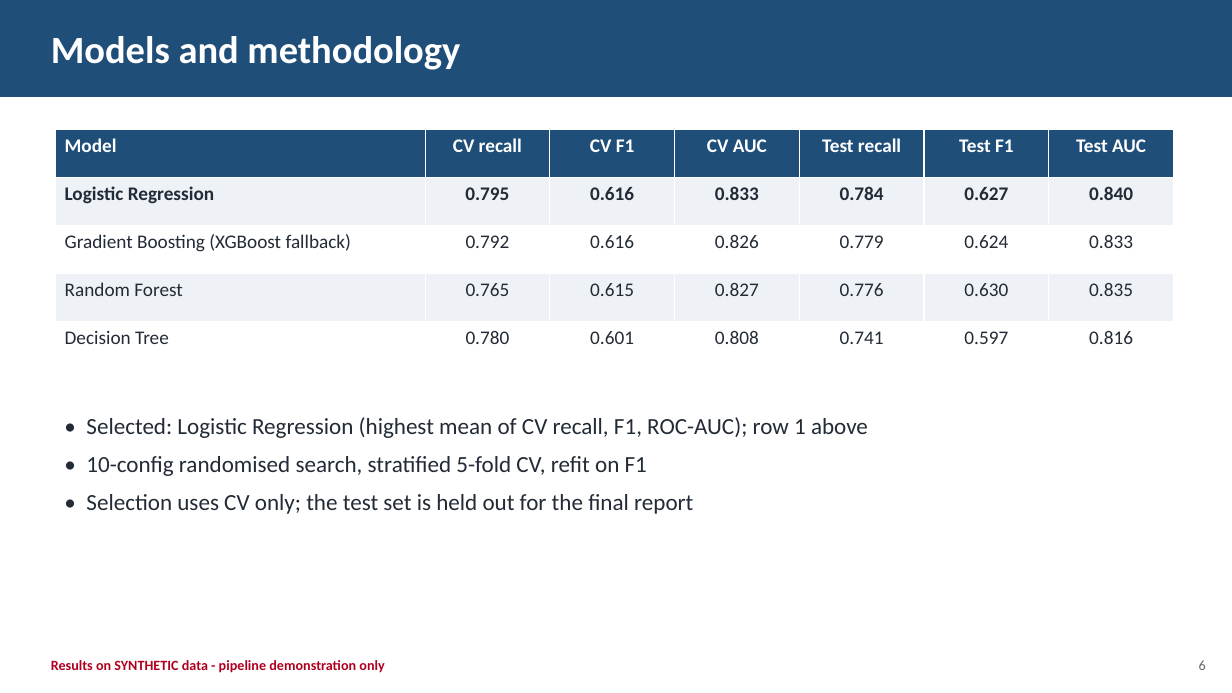
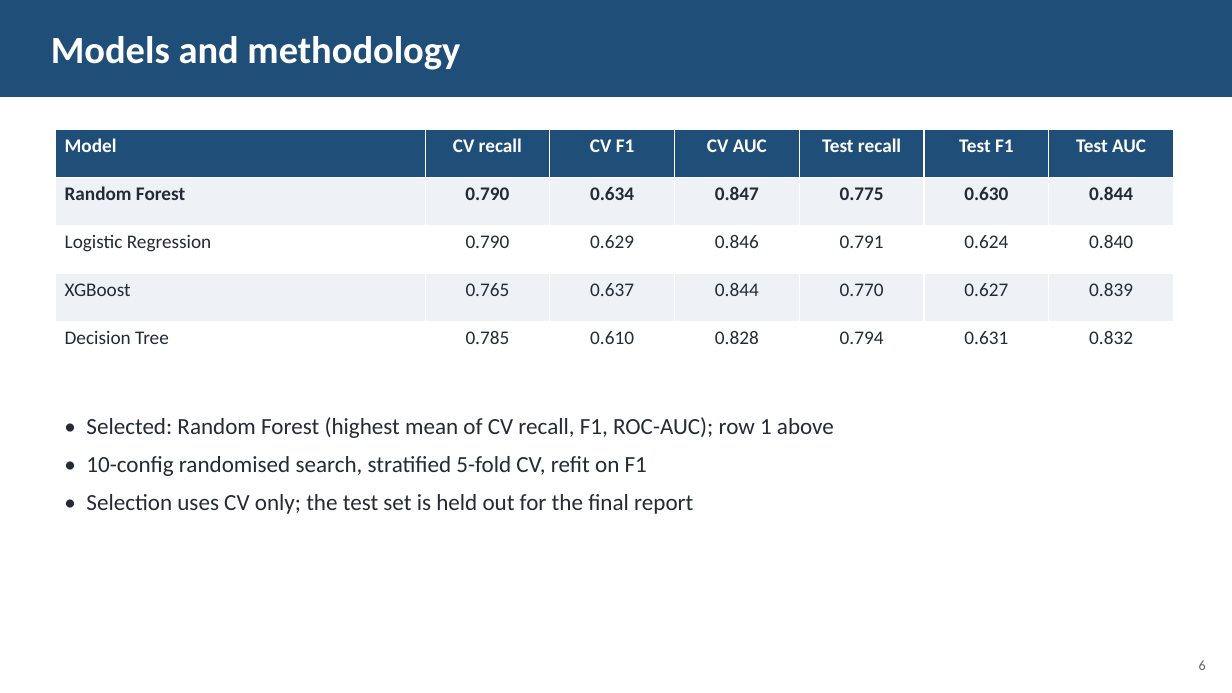
Before and after one commit to SubhankarMishra5/churn-guard-ai, a slide deck: slide 6 of reports/ChurnGuard_AI_Presentation.pptx. Drawn at 1232x693 pixels with LibreOffice and Linux fonts; fonts in the diff are those of the drawing. Boxes give left, top, right and bottom in pixels: in the first picture for what was removed or moved away, otherwise in the second. Text is boxed around its words. In the diff, an @@ line names an element or a change of style, - is before the commit and + after.

Commit message:
Results on real IBM Telco dataset

```diff
--- a/reports/ChurnGuard_AI_Presentation.pptx
+++ b/reports/ChurnGuard_AI_Presentation.pptx
@@ table at box(55, 129, 1174, 370) @@
-row 2: Logistic Regression | 0.795 | 0.616 | 0.833 | 0.784 | 0.627 | 0.840
+row 2: Random Forest | 0.790 | 0.634 | 0.847 | 0.775 | 0.630 | 0.844
-row 3: Gradient Boosting (XGBoost fallback) | 0.792 | 0.616 | 0.826 | 0.779 | 0.624 | 0.833
+row 3: Logistic Regression | 0.790 | 0.629 | 0.846 | 0.791 | 0.624 | 0.840
-row 4: Random Forest | 0.765 | 0.615 | 0.827 | 0.776 | 0.630 | 0.835
+row 4: XGBoost | 0.765 | 0.637 | 0.844 | 0.770 | 0.627 | 0.839
-row 5: Decision Tree | 0.780 | 0.601 | 0.808 | 0.741 | 0.597 | 0.816
+row 5: Decision Tree | 0.785 | 0.610 | 0.828 | 0.794 | 0.631 | 0.832
@@ text at box(86, 417, 834, 438): text changed @@
-• Selected: Logistic Regression (highest mean of CV recall, F1, ROC-AUC); row 1 above
+• Selected: Random Forest (highest mean of CV recall, F1, ROC-AUC); row 1 above
@@ text removed at box(51, 660, 384, 673) @@
-Results on SYNTHETIC data - pipeline demonstration only
```
Also in this commit, not shown: 9 other slides changed, 21 other files.
